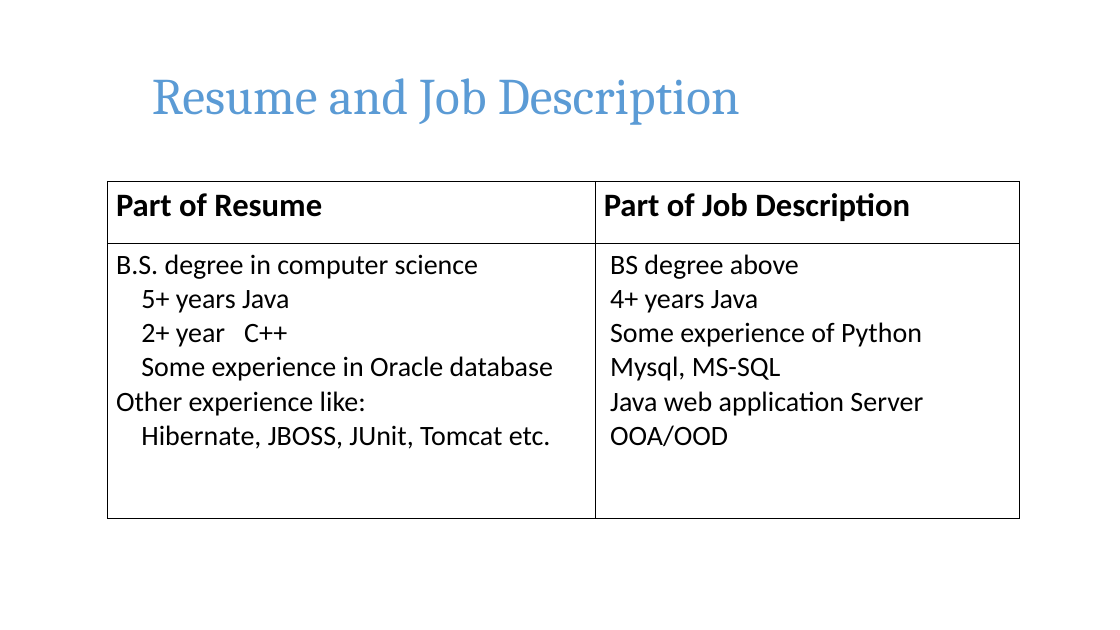
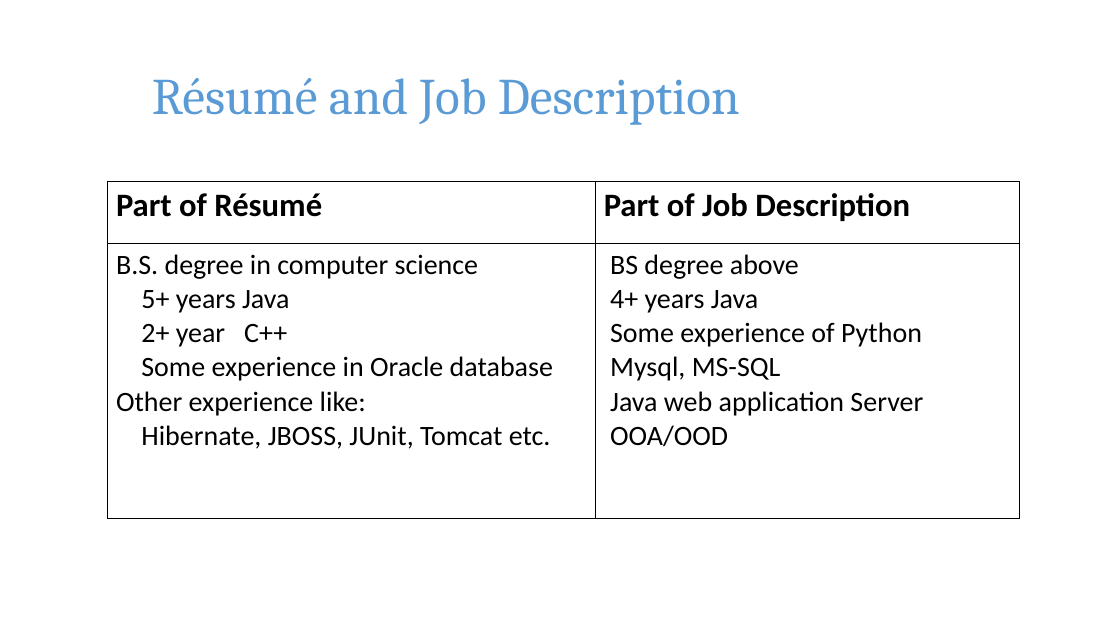
Before and after one commit to pkushiqiang/thesis, a slide deck: slide 40 of media/JobFinder.pptx (slide 31 before the commit). Drawn at 1120x630 pixels with LibreOffice and Linux fonts; fonts in the diff are those of the drawing; background and template pictures are left out. Boxes give left, top, right and bottom in pixels: in the first picture for what was removed or moved away, otherwise in the second. Text is boxed around its words. In the diff, an @@ line names an element or a change of style, - is before the commit and + after.

```diff
--- a/media/JobFinder.pptx
+++ b/media/JobFinder.pptx
@@ title at [152,78,740,125]: text changed @@
-Resume and Job Description
+Résumé and Job Description
@@ table at [108,181,1020,518] @@
-row 1, column 1: Part of Resume
+row 1, column 1: Part of Résumé
```
Also in this commit, not shown: 14 other slides changed, 11 slides added, 1 slide removed.
